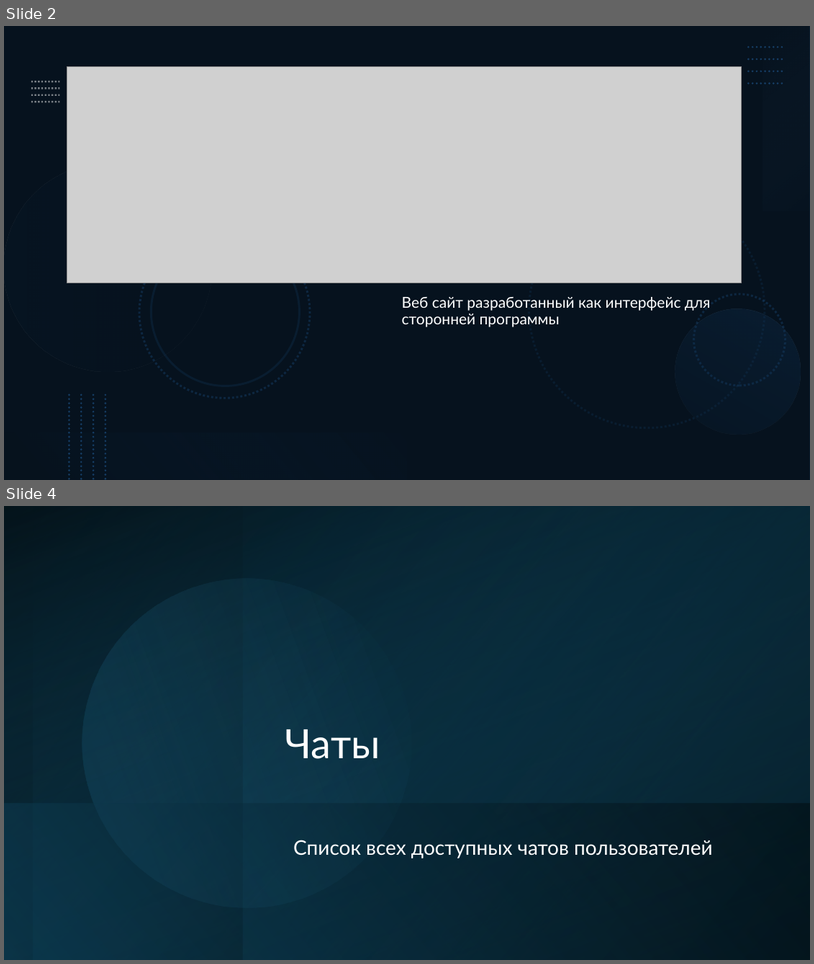
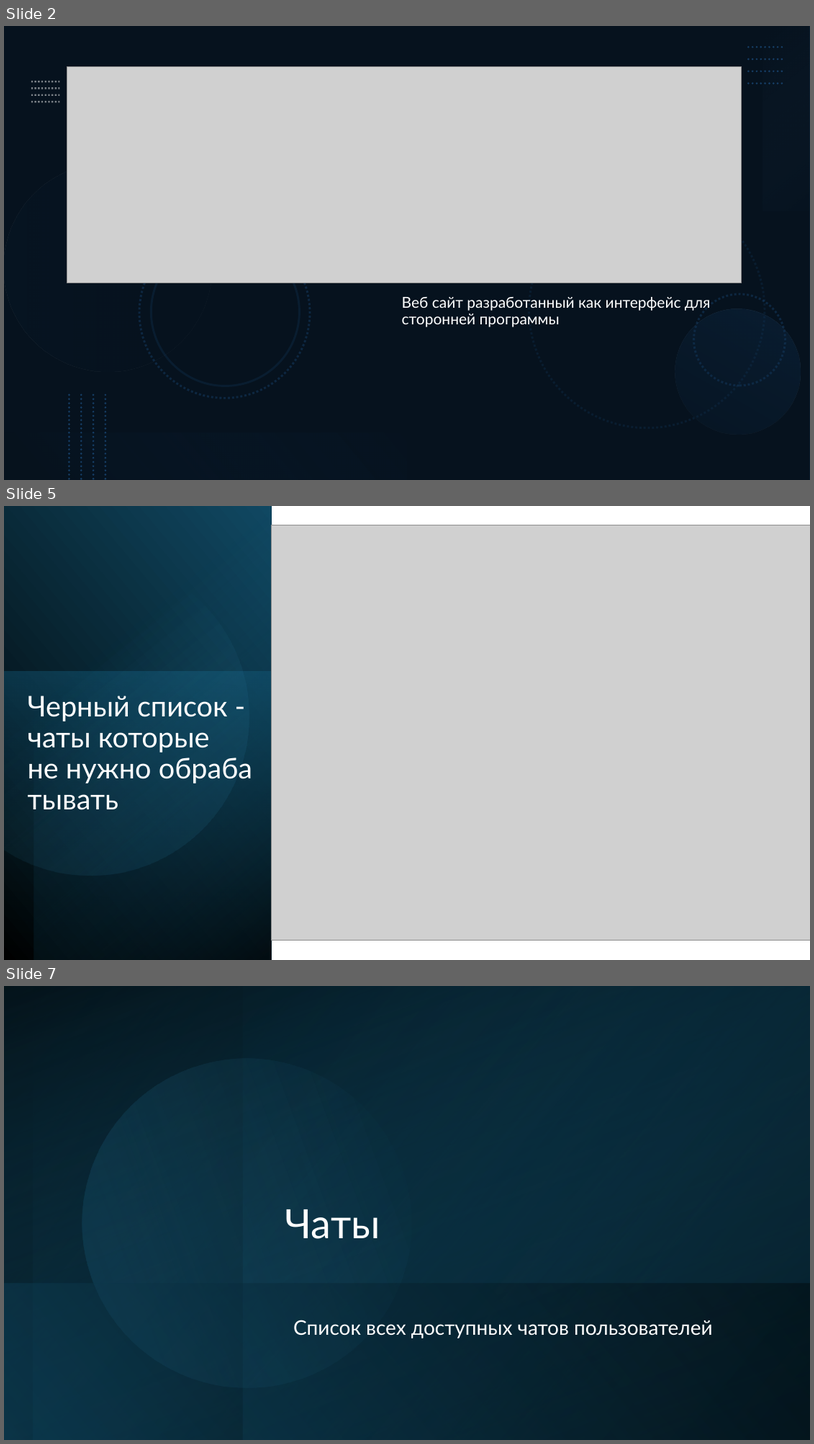
Before and after one commit to EnderEzhik/Project3, a slide deck: Project 3.pptx. Shown one above the other, each under a label of ours: slides 2 and 4 before the commit, slides 2, 5 and 7 after it; the slides between them are not shown. The pictures are 814x964 and 814x1444 pixels, drawn with LibreOffice and Linux fonts; fonts in the diff are those of the drawing; grey boxes stand for pictures. Boxes give left, top, right and bottom in pixels: in the first picture for what was removed or moved away, otherwise in the second. Text is boxed around its words. In the diff, an @@ line names an element or a change of style, - is before the commit and + after.

```diff
--- a/Project 3.pptx
+++ b/Project 3.pptx
@@ slide 5 added at <box>4,506,810,960</box>, background #FFFFFF @@
@@ rectangle added at <box>4,506,271,960</box>, fill gradient #000000 to #104862 @@
@@ rectangle added at <box>34,506,271,960</box>, fill gradient #000000 to #156082 @@
@@ picture added at <box>271,525,810,940</box> @@
@@ freeform shape added at <box>4,538,278,903</box>, fill gradient #46B1E1 to #104862 @@
@@ rectangle added at <box>4,672,271,960</box>, fill gradient #156082 to #0B3041 @@
@@ title added at <box>28,695,228,783</box>, 34 pt, text #FFFFFF @@
+Черный список - чаты которые
+не нужно обрабатывать
@@ what was slide 4 is now slide 7 @@
```
Also in this commit, not shown: 1 slide changed, 8 other slides added, 2 slides removed, 1 other file.
